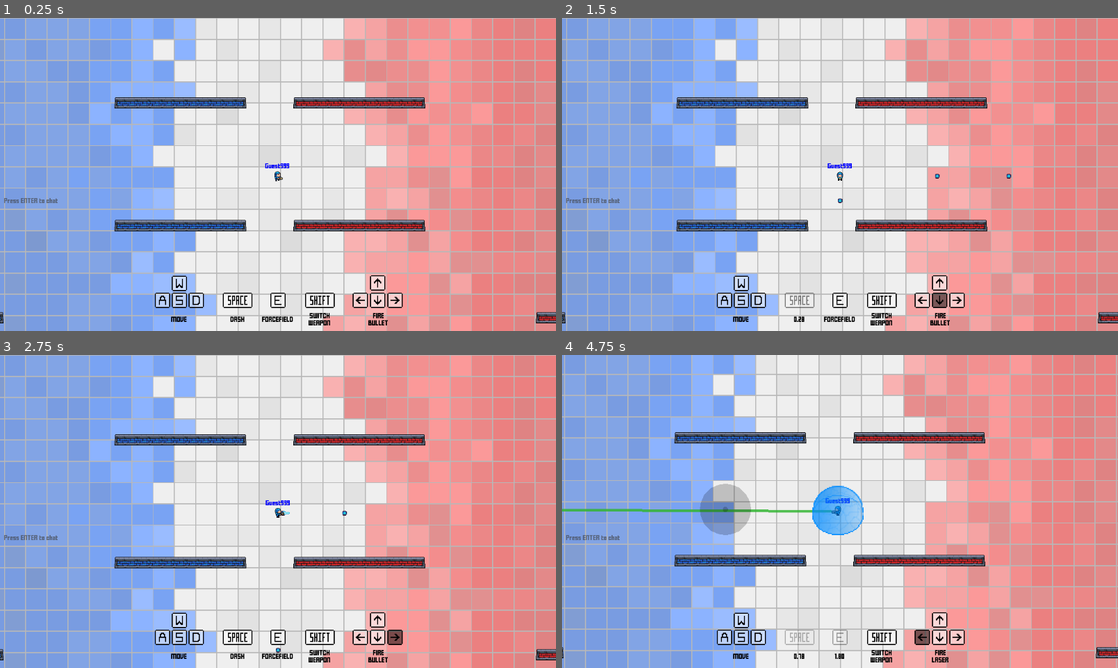
Above: before the commit, frames 1-4 (two rows, left to right).
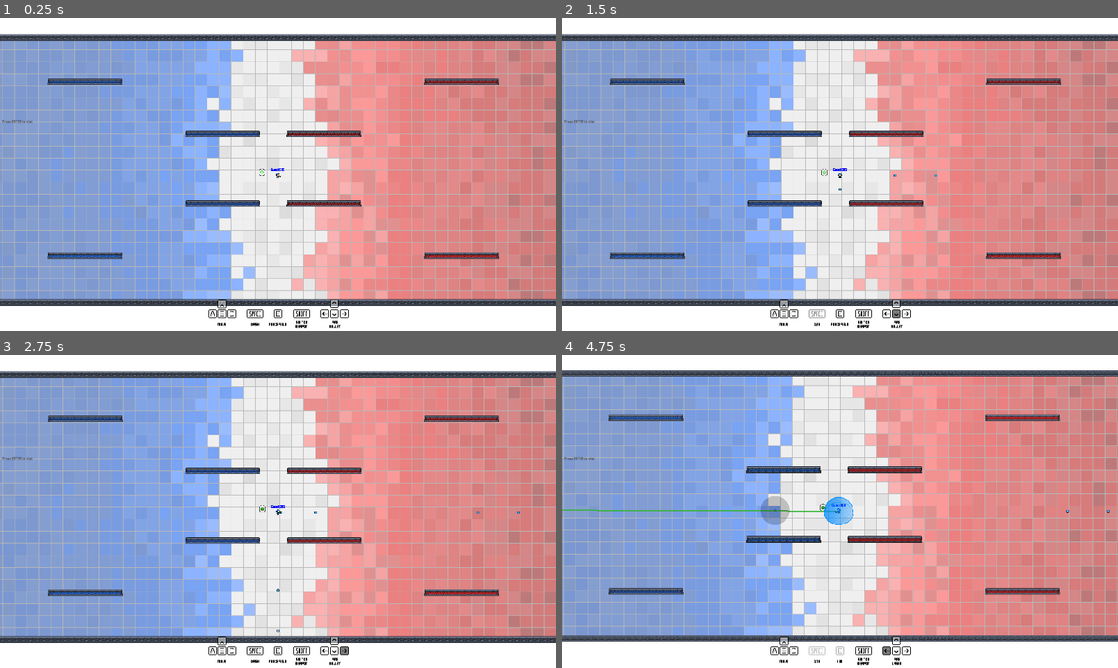
Above: after the commit, the same moments.

Repository: MarshallJDem/SuperCTF
Game: Godot game, scene res://GameContent/Main.tscn
Two runs of this game, one before a commit and one after it. Both use one fixed random seed, a clock stepped at 60 frames per second and the inputs below. This scene is started directly instead of the project's main scene. Sound files missing from this copy of the repository are replaced by a short silence.
Inputs (mouse positions are in pixels of both pictures, inside the frame that each line leads up to):
- Up to frame 1 (0.25 s): no input
- Up to frame 2 (1.5 s): tap Enter at 0.5, 0.6 s; move the mouse to (962, 158) at 0.52 s; hold Right 0.53-1.28 s; click (962, 158) at 0.67 s; tap Space at 0.77, 1.25 s; move the mouse to (728, 190) at 1.27 s; hold Down from 1.28 s (still down); tap T at 1.35 s
- Up to frame 3 (2.75 s): tap Space at 1.52 s; move the mouse to (333, 442) at 2.02 s; release Down at 2.03 s; hold Right from 2.03 s (still down); tap Ctrl at 2.1 s
- Up to frame 4 (4.75 s): move the mouse to (812, 574) at 2.77 s; release Right at 2.78 s; hold Up 2.78-3.53 s; tap Shift at 2.85 s; click (812, 574) at 2.92 s; tap Space at 3.02, 3.77, 4.52 s; move the mouse to (1006, 558) at 3.52 s; hold E 3.53-4.28 s; hold Left from 3.53 s (still down); move the mouse to (673, 464) at 4.27 s; tap Q at 4.35 s

The runs differ from the first frame. In frame 1, 57% of the frame differs, in the area x 0-100%, y 0-100%; in frame 2, 57%; in frame 3, 57%; in frame 4, 58%.

Commit message:
New testing version for new resolution + added powerup

Diff:
--- a/GameContent/Main.tscn
+++ b/GameContent/Main.tscn
@@ -13,6 +13,7 @@
 [ext_resource path="res://Normal_Button_Style.tres" type="StyleBox" id=11]
 [ext_resource path="res://fonts/Pixel_Game_UI.tres" type="DynamicFont" id=12]
 [ext_resource path="res://Assets/GUI/W-Key-GUI.png" type="Texture" id=13]
+[ext_resource path="res://GameContent/Powerup.tscn" type="PackedScene" id=14]
 [ext_resource path="res://GameContent/Wall.tscn" type="PackedScene" id=16]
 [ext_resource path="res://GameContent/Wall_H_M_B.tscn" type="PackedScene" id=17]
 [ext_resource path="res://GameContent/Wall_V_M_B.tscn" type="PackedScene" id=18]
@@ -607,3 +608,6 @@
 [node name="Camera2D" type="Camera2D" parent="."]
 current = true
 zoom = Vector2( 4, 4 )
+
+[node name="Powerup" parent="." instance=ExtResource( 14 )]
+position = Vector2( -38.8154, 5.87042 )
--- /dev/null
+++ b/GameContent/Powerup.tscn
@@ -0,0 +1,34 @@
+[gd_scene load_steps=7 format=2]
+
+[ext_resource path="res://Assets/Items/powerup-g.png" type="Texture" id=1]
+
+[sub_resource type="AtlasTexture" id=1]
+atlas = ExtResource( 1 )
+region = Rect2( 0, 0, 20, 29 )
+
+[sub_resource type="AtlasTexture" id=2]
+atlas = ExtResource( 1 )
+region = Rect2( 20, 0, 20, 29 )
+
+[sub_resource type="AtlasTexture" id=3]
+atlas = ExtResource( 1 )
+region = Rect2( 40, 0, 20, 29 )
+
+[sub_resource type="AtlasTexture" id=4]
+atlas = ExtResource( 1 )
+region = Rect2( 60, 0, 20, 29 )
+
+[sub_resource type="SpriteFrames" id=5]
+animations = [ {
+"frames": [ SubResource( 1 ), SubResource( 2 ), SubResource( 3 ), SubResource( 4 ) ],
+"loop": true,
+"name": "default",
+"speed": 10.0
+} ]
+
+[node name="Powerup" type="Node2D"]
+
+[node name="Sprite" type="AnimatedSprite" parent="."]
+frames = SubResource( 5 )
+frame = 1
+playing = true
--- a/TitleScreen.tscn
+++ b/TitleScreen.tscn
@@ -75,6 +75,7 @@
 position = Vector2( 10, -14 )
 scale = Vector2( 2, 2 )
 frames = SubResource( 1 )
+frame = 2
 playing = true
 
 [node name="Area2D" type="Area2D" parent="Flag2" groups=[
--- a/project.godot
+++ b/project.godot
@@ -25,8 +25,9 @@
 
 [display]
 
-window/size/width=1088
-window/size/height=612
+window/size/width=1920
+window/size/height=1080
+window/size/always_on_top=true
 window/size/test_width=940
 window/size/test_height=640
 mouse_cursor/custom_image="res://crosshair.png"
Binary file added: Assets/Items/powerup-g.png
Not shown, added: Assets/Items/powerup-g.png.import
Not shown: 1 places in GameContent/Main.tscn that only renumber resources
